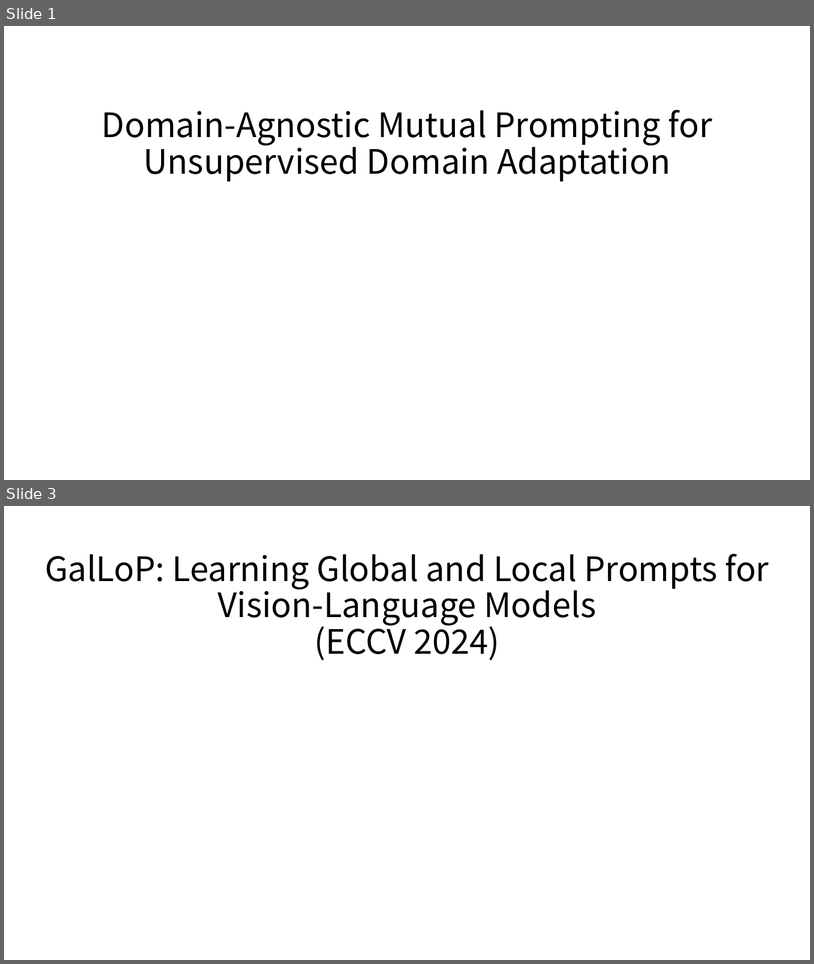
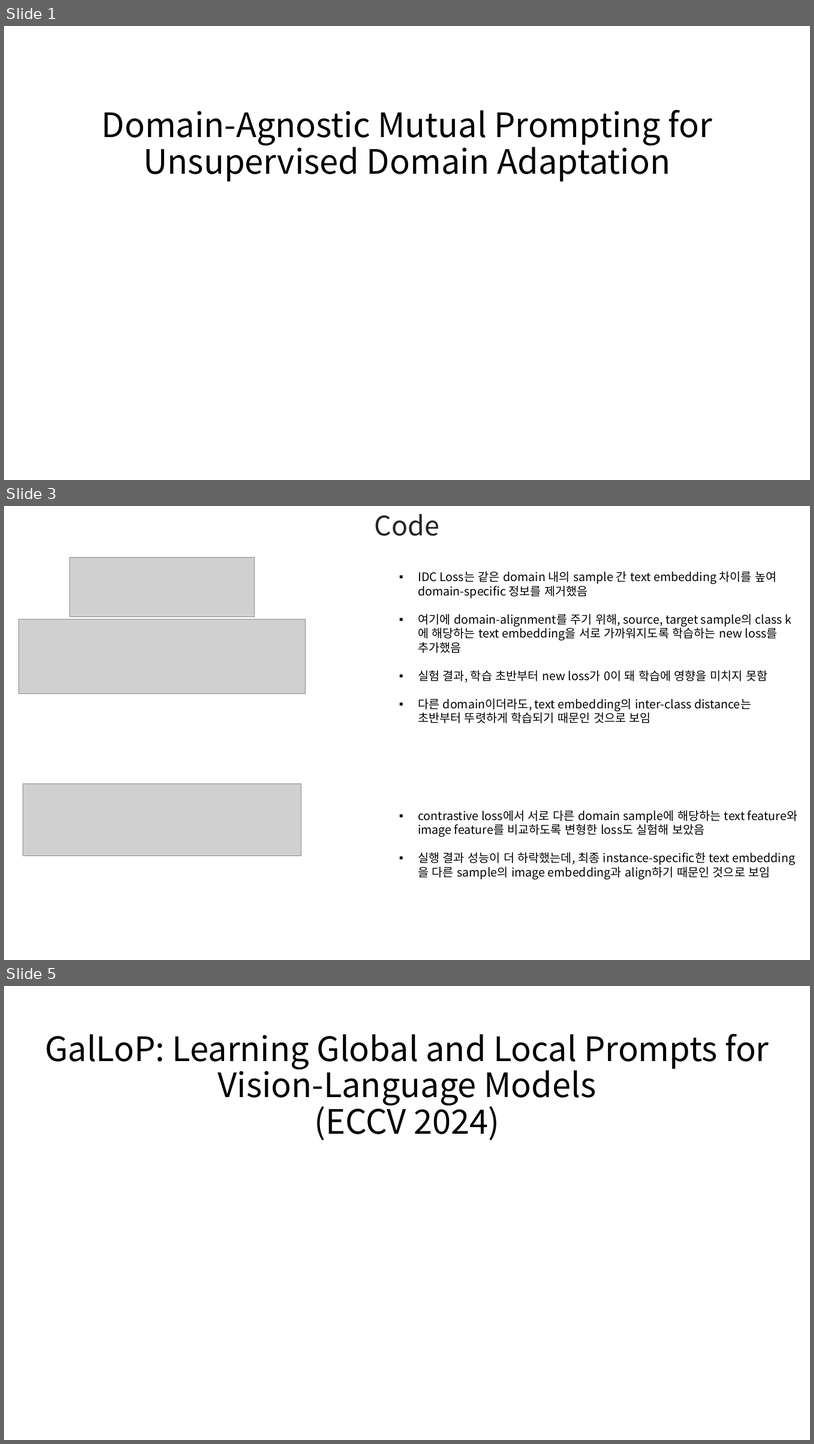
Before and after one commit to hbcho03/cvpr, a slide deck: CVPR/논문/DA(ECCV) PPT.pptx. Shown one above the other, each under a label of ours: slides 1 and 3 before the commit, slides 1, 3 and 5 after it; the slides between them are not shown. The pictures are 814x964 and 814x1444 pixels, drawn with LibreOffice and Linux fonts; fonts in the diff are those of the drawing; grey boxes stand for pictures. Boxes give left, top, right and bottom in pixels: in the first picture for what was removed or moved away, otherwise in the second. Text is boxed around its words. In the diff, an @@ line names an element or a change of style, - is before the commit and + after.

```diff
--- a/CVPR/논문/DA(ECCV) PPT.pptx
+++ b/CVPR/논문/DA(ECCV) PPT.pptx
@@ slide 3 added at (x1=4, y1=506, x2=810, y2=960), background #FFFFFF @@
@@ text added at (x1=375, y1=514, x2=440, y2=536), 32 pt, text #212529 @@
+Code
@@ picture added at (x1=70, y1=558, x2=254, y2=617) @@
@@ text added at (x1=418, y1=571, x2=783, y2=723), 14 pt, text #000000 @@
+▪ IDC Loss는 같은 domain 내의 sample 간 text embedding 차이를 높여 domain-specific 정보를 제거했음
+▪ 여기에 domain-alignment를 주기 위해, source, target sample의 class k에 해당하는 text embedding을 서로 가까워지도록 학습하는 new loss를 추가했음
+▪ 실험 결과, 학습 초반부터 new loss가 0이 돼 학습에 영향을 미치지 못함
+▪ 다른 domain이더라도, text embedding의 inter-class distance는 초반부터 뚜렷하게 학습되기 때문인 것으로 보임
@@ picture added at (x1=19, y1=619, x2=306, y2=694) @@
@@ picture added at (x1=23, y1=784, x2=302, y2=856) @@
@@ text added at (x1=418, y1=810, x2=798, y2=879), 14 pt, text #000000 @@
+▪ contrastive loss에서 서로 다른 domain sample에 해당하는 text feature와 image feature를 비교하도록 변형한 loss도 실험해 보았음
+▪ 실행 결과 성능이 더 하락했는데, 최종 instance-specific한 text embedding을 다른 sample의 image embedding과 align하기 때문인 것으로 보임
@@ what was slide 3 is now slide 5 @@
```
Also in this commit, not shown: 2 slides changed, 2 other slides added, 1 slide removed, 1 other file.
